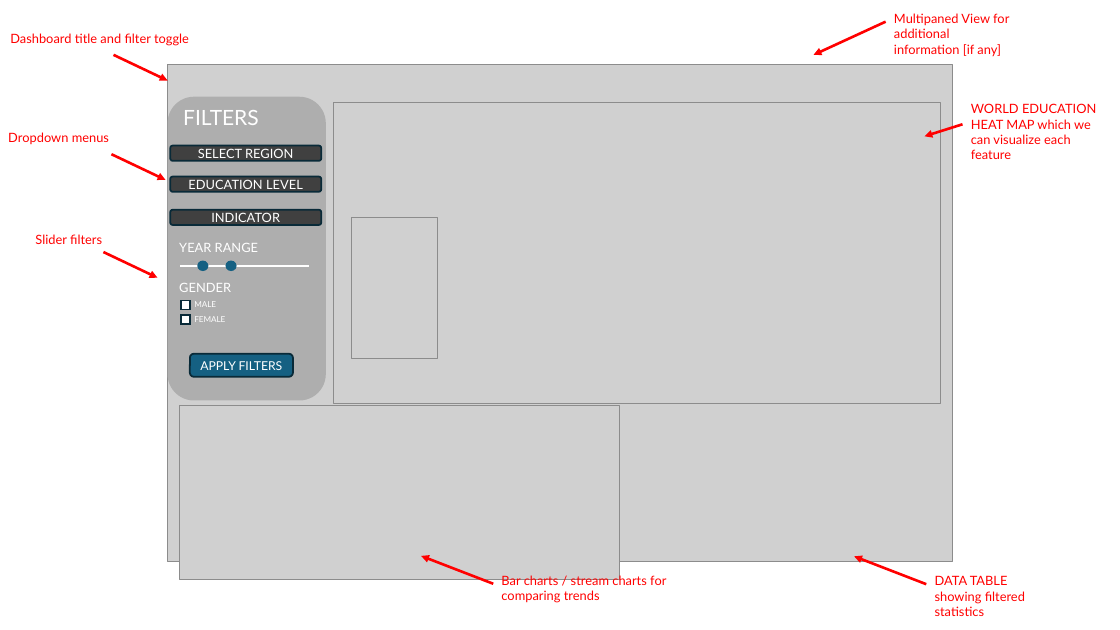
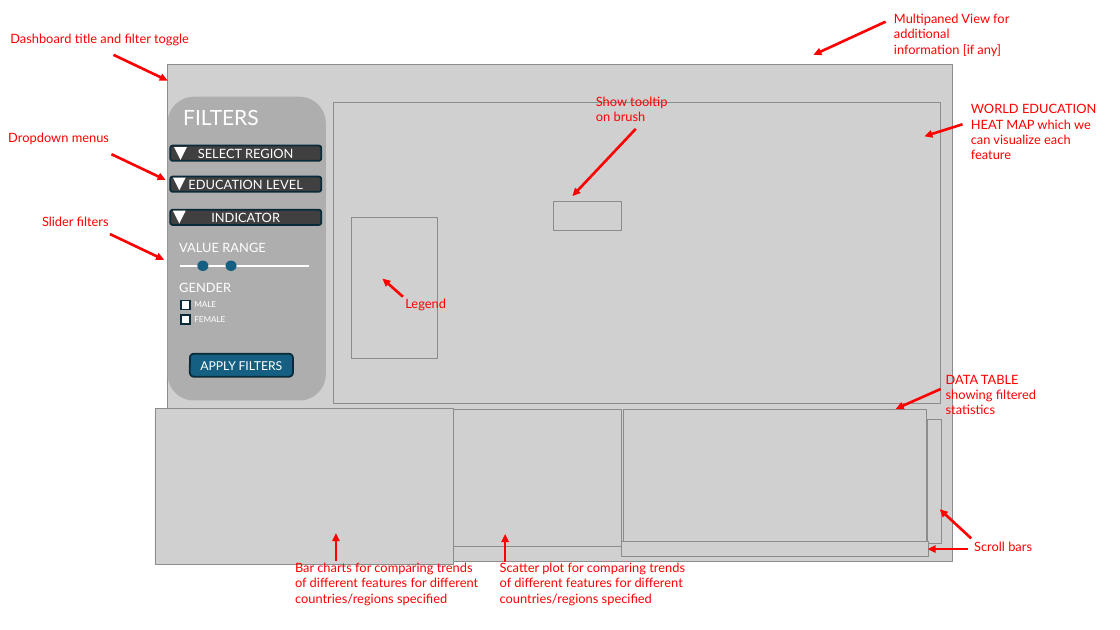
Before and after one commit to UBC-MDS/DSCI-532_2026_15_TempName, a slide deck: slide 1 of img/drafts/sketch_labeled.pptx. Drawn at 1120x630 pixels with LibreOffice and Linux fonts; fonts in the diff are those of the drawing; grey boxes stand for pictures; background and template pictures are left out. Boxes give left, top, right and bottom in pixels: in the first picture for what was removed or moved away, otherwise in the second. Text is boxed around its words. In the diff, an @@ line names an element or a change of style, - is before the commit and + after.

```diff
--- a/img/drafts/sketch_labeled.pptx
+++ b/img/drafts/sketch_labeled.pptx
@@ text added at [596, 96, 667, 121], 11 pt, text #FF0000 @@
+Show tooltip on brush
@@ triangle added at [176, 148, 186, 158], fill #FFFFFF, outline #FFFFFF 1.5 pt @@
@@ arrow added from (636, 129) to (573, 196), #FF0000 2.25 pt @@
@@ triangle added at [175, 178, 185, 188], fill #FFFFFF, outline #FFFFFF 1.5 pt @@
@@ text "Slider filters": place and size @@
-text "Slider filters" at [35, 234, 102, 244]
+text "Slider filters" at [42, 216, 109, 226]
@@ picture added at [554, 201, 622, 230] @@
@@ arrow moved from (103, 252) - (157, 278) to (110, 234) - (164, 260) @@
@@ triangle added at [175, 212, 185, 222], fill #FFFFFF, outline #FFFFFF 1.5 pt @@
@@ text in rounded rectangle at [179, 243, 265, 252]: text changed @@
-YEAR RANGE
+VALUE RANGE
@@ arrow added from (403, 297) to (382, 279), #FF0000 2.25 pt @@
@@ text added at [405, 297, 446, 311], 11 pt, text #FF0000 @@
+Legend
@@ arrow moved from (927, 585) - (854, 556) to (941, 389) - (897, 409) @@
@@ text "DATA TABLE showing filtered statistics" rewrapped from [935, 575, 1025, 616] to [946, 372, 1036, 417] @@
@@ picture: place and size @@
-picture at [180, 406, 620, 580]
+picture at [155, 409, 454, 565]
@@ picture added at [454, 409, 622, 547] @@
@@ picture added at [623, 409, 926, 542] @@
@@ picture added at [928, 419, 941, 544] @@
@@ arrow added from (971, 539) to (940, 509), #FF0000 2.25 pt @@
@@ arrow moved from (493, 584) - (421, 556) to (336, 561) - (336, 534) @@
@@ arrow added from (505, 562) to (505, 534), #FF0000 2.25 pt @@
@@ text at [295, 561, 478, 605]: text changed @@
-Bar charts / stream charts for comparing trends
+Bar charts for comparing trends of different features for different countries/regions specified
@@ text added at [500, 561, 685, 606], 11 pt, text #FF0000 @@
+Scatter plot for comparing trends of different features for different countries/regions specified
@@ picture added at [622, 542, 928, 556] @@
@@ arrow added from (968, 549) to (928, 549), #FF0000 2.25 pt @@
@@ text added at [974, 541, 1032, 551], 11 pt, text #FF0000 @@
+Scroll bars
```
Also in this commit, not shown: 3 other files.
